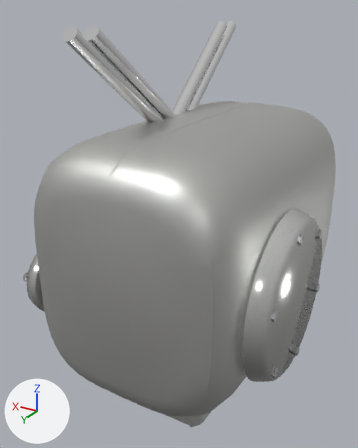
What one commit did to the glTF model assets/bike_parts/engine/vtwin_1200.glb.
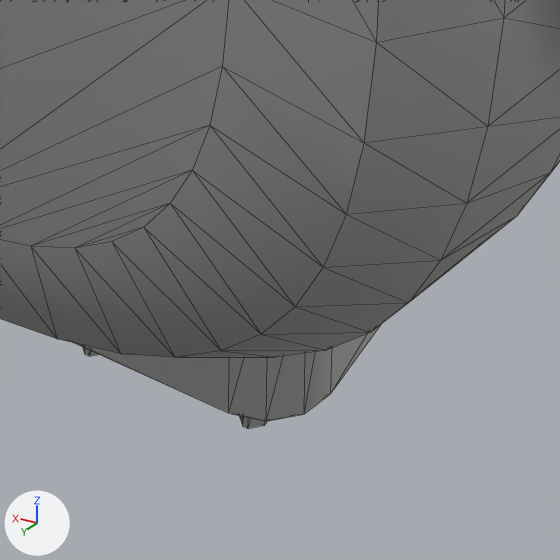
There are two pictures of each version: one whole from a 50 mm camera at (-0.241, 0.458, 0.233) aimed at (0.023, 0.018, 0.013), one close up on the part from 43% to 67% of the width and 81% to 100% of the height. The axes (+X, +Y, +Z) are drawn at lower left. The lights are the same throughout. The first two pictures are the older version. The close-ups show mesh edges as thin lines. Objects named as collision shapes, trigger or cutter boxes, shadow casters or lower levels of detail are left out. Where no turn or scale is listed for an object, it has been applied to the vertices. Vertices at exactly the same position are counted once.

The first close-up shows 'lod0'.
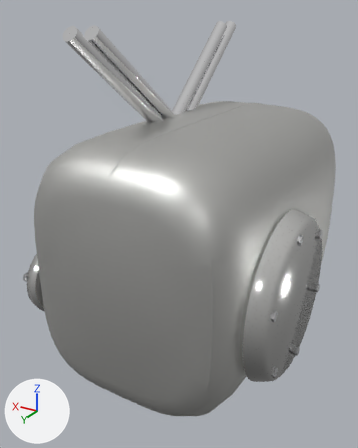
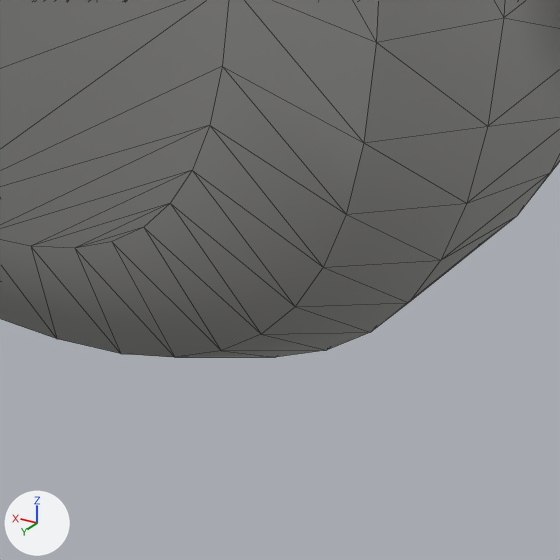
Edits to the scene script, one JSON object a line:
```json
{"block": "me_lod0", "where": "# used by ob_lod0; location = (0.0, 0.0, 0.0)"}
{"op": "remove", "block": "me_lod0", "code": "me_lod0.from_pydata(...)  # 1920 vertices, 3744 faces; spans x -0.133..0.136, y -0.17..0.17, z -0.174..0.222"}
{"op": "add", "block": "me_lod0", "code": "me_lod0.from_pydata(...)  # 1780 vertices, 3488 faces; spans x -0.133..0.136, y -0.17..0.17, z -0.131..0.222"}
{"block": "me_lod0", "change": "me_lod0 part 1: 6 loose pieces with 140 vertices, spanning x -0.06..0.06, y -0.1..0.12, z -0.174..-0.125, are deleted"}
```

Where the change shows, as pixel boxes (x1, y1, x2, y2) in the close-ups (560 x 560 px):
```json
{"object": "lod0", "change": "reshaped", "before": [0, 0, 560, 428], "after": [0, 0, 560, 357]}
{"part": 1, "of": "me_lod0", "change": "deleted", "before": [76, 325, 380, 428]}
```
